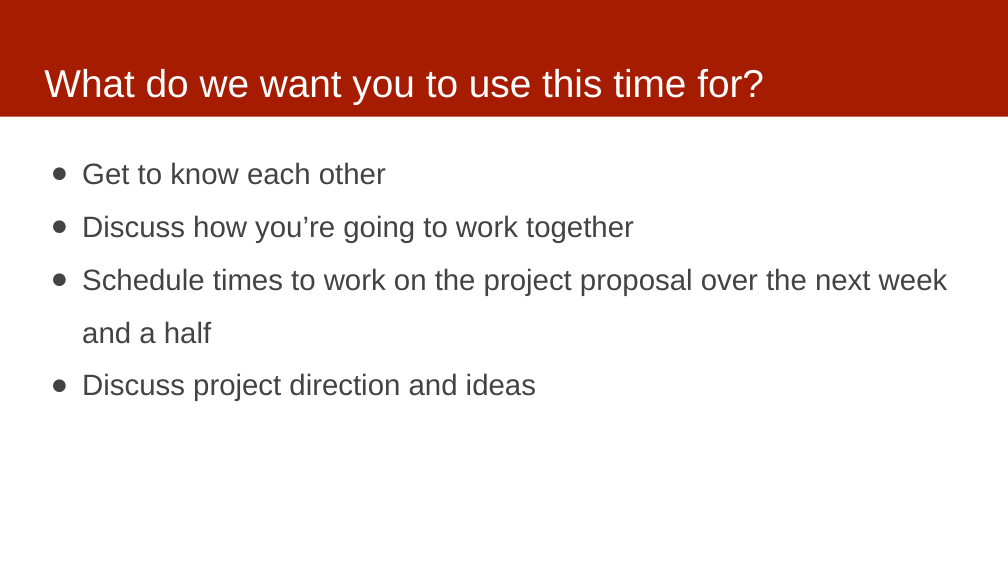
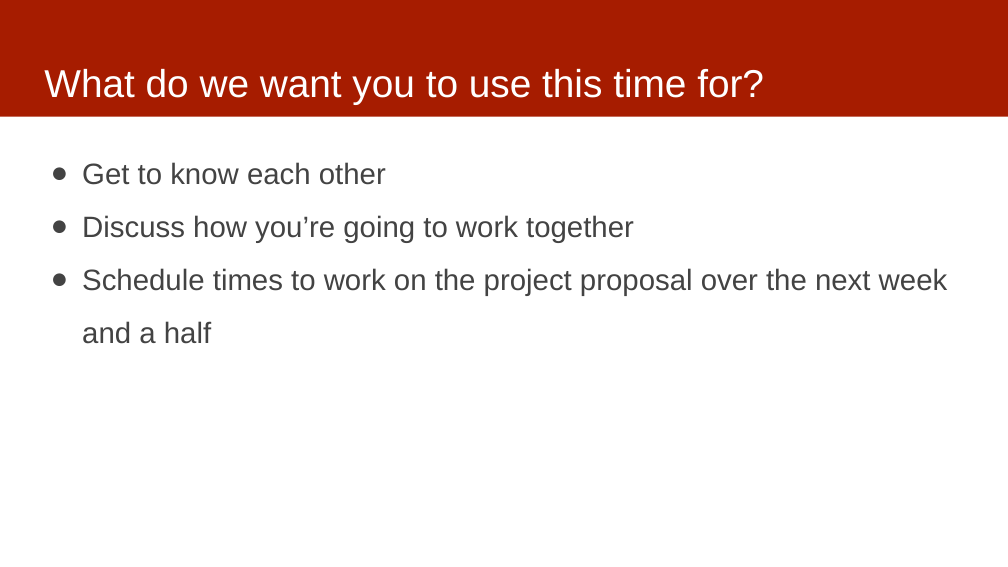
Before and after one commit to dssg/mlforpublicpolicylab, a slide deck: slide 10 of 03 - Data Exploration, Analytical Formulation, and Baselines/data-exploration.pptx (slide 18 before the commit). Drawn at 1008x567 pixels with LibreOffice and Linux fonts; fonts in the diff are those of the drawing. Boxes give left, top, right and bottom in pixels: in the first picture for what was removed or moved away, otherwise in the second. Text is boxed around its words. In the diff, an @@ line names an element or a change of style, - is before the commit and + after.

```diff
--- a/03 - Data Exploration, Analytical Formulation, and Baselines/data-exploration.pptx
+++ b/03 - Data Exploration, Analytical Formulation, and Baselines/data-exploration.pptx
@@ text at <box>82,373,536,401</box>: paragraph removed @@
-● Discuss project direction and ideas
```
Also in this commit, not shown: 4 other slides changed, 5 slides added.
